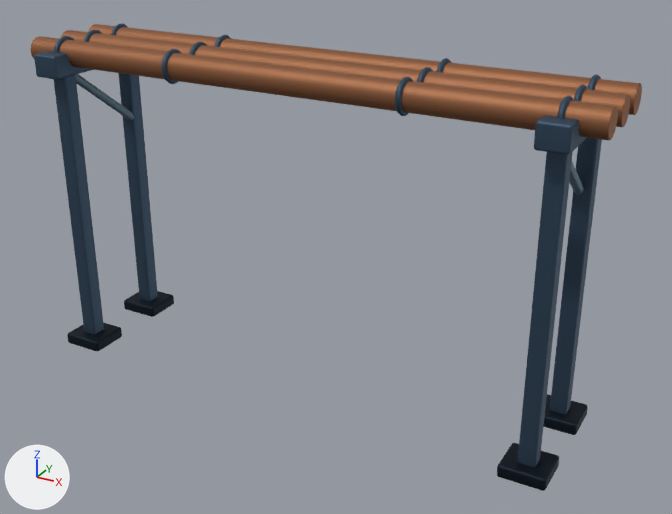
What one commit did to the Blender file art/bastion-3d/models/Environment/foundry_pipe_rack.blend.
Rendered twice from a camera (50 mm lens) standing at (6.0, -10.12, 7.06) and looking at (0.41, 0.04, 1.98). Arrows for +X, +Y and +Z are at lower left; the lights stay in place. The first picture is the older version.

Objects in the first picture: 'Anchor_foot.001', 'Anchor_foot.002', 'Anchor_foot.003', 'Pipe_band', 'Pipe_band.001', 'Pipe_band.002', 'Pipe_band.003', 'Pipe_band.004', 'Pipe_band.005', 'Pipe_band.006', 'Pipe_band.007', 'Pipe_band.008', 'Pipe_band.009', 'Pipe_band.010', 'Pipe_band.011', 'Rack_column', 'Rack_column.001', 'Rack_column.002', 'Rack_column.003', 'Rack_crosshead', 'Rack_crosshead.001', 'Transfer_pipe', 'Transfer_pipe.001', 'Transfer_pipe.002' and 3 more.
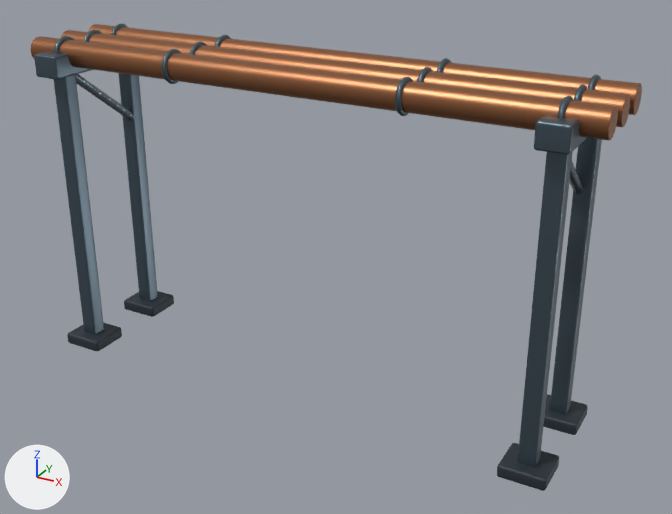
The change, as a diff of the scene's bpy script:
```diff
--- a/art/bastion-3d/models/Environment/foundry_pipe_rack.blend.py
+++ b/art/bastion-3d/models/Environment/foundry_pipe_rack.blend.py
@@ img_foundry_copper_roughness @@
+img_foundry_copper_roughness = load_image('Foundry_Copper_Roughness', '../../textures/Foundry_Copper_Roughness.png', 512, 512, 'Non-Color')
@@ img_bastion_gunmetal_roughness @@
+img_bastion_gunmetal_roughness = load_image('Bastion_Gunmetal_Roughness', '../../textures/Bastion_Gunmetal_Roughness.png', 512, 512, 'Non-Color')
@@ mat_bastion_gunmetal @@
 n0 = _N.new('ShaderNodeBsdfPrincipled'); n0.name = 'Principled BSDF'
-n0.inputs[0].default_value = (0.0513, 0.0931, 0.147, 1.0)  # 'Base Color', dark blue #40566b
-n0.inputs[1].default_value = 0.78  # 'Metallic'
+n0.inputs[0].default_value = (0.0999, 0.141, 0.175, 1.0)  # 'Base Color', greyish blue #596974
+n0.inputs[1].default_value = 0.82  # 'Metallic'
 n1 = _N.new('ShaderNodeOutputMaterial'); n1.name = 'Material Output'
-n2 = _N.new('ShaderNodeTexImage'); n2.name = 'Alloy_Roughness'
-n2.image = img_alloy_roughness
+n3 = _N.new('ShaderNodeTexImage'); n3.name = 'Bastion_Gunmetal_Roughness'
+n3.image = img_bastion_gunmetal_roughness
 _L.new(n0.outputs[0], n1.inputs[0])  # 'BSDF' to 'Surface'
-_L.new(n2.outputs[0], n0.inputs[2])  # 'Color' to 'Roughness'
+_L.new(n3.outputs[0], n0.inputs[2])  # 'Color' to 'Roughness'
@@ mat_foundry_copper @@
 n0 = _N.new('ShaderNodeBsdfPrincipled'); n0.name = 'Principled BSDF'
-n0.inputs[0].default_value = (0.309, 0.13, 0.0595, 1.0)  # 'Base Color', brown #976545
-n0.inputs[1].default_value = 0.72  # 'Metallic'
+n0.inputs[0].default_value = (0.352, 0.147, 0.0666, 1.0)  # 'Base Color', brown #a06b49
+n0.inputs[1].default_value = 0.85  # 'Metallic'
 n1 = _N.new('ShaderNodeOutputMaterial'); n1.name = 'Material Output'
-n2 = _N.new('ShaderNodeTexImage'); n2.name = 'Alloy_Roughness'
-n2.image = img_alloy_roughness
+n3 = _N.new('ShaderNodeTexImage'); n3.name = 'Foundry_Copper_Roughness'
+n3.image = img_foundry_copper_roughness
 _L.new(n0.outputs[0], n1.inputs[0])  # 'BSDF' to 'Surface'
-_L.new(n2.outputs[0], n0.inputs[2])  # 'Color' to 'Roughness'
+_L.new(n3.outputs[0], n0.inputs[2])  # 'Color' to 'Roughness'
```

Where the change shows, as pixel boxes (x1, y1, x2, y2) in the pictures (672 x 514 px):
'Transfer_pipe.002', surface changed: (33, 38, 618, 140) in both
'Rack_column.003', surface changed: (518, 151, 573, 467) in both
'Transfer_pipe.001', surface changed: (61, 32, 630, 117) in both
'Rack_column.002', surface changed: (550, 138, 602, 414) in both
'Transfer_pipe', surface changed: (88, 26, 639, 107) in both
'Rack_column.001', surface changed (lighter): (53, 75, 104, 334) in both
'Rack_column', surface changed (lighter): (118, 73, 158, 301) in both
'Rack_crosshead.001', surface changed: (535, 115, 587, 155) in both
'Rack_crosshead', surface changed (lighter): (34, 51, 92, 80) in both
'Pipe_band.010', surface changed: (395, 77, 413, 116) in both
'Pipe_band.009', surface changed: (161, 49, 181, 84) in both
'Pipe_band.011', surface changed: (557, 96, 574, 118) in both
'Pipe_band.007', surface changed: (574, 85, 588, 101) in both
'Pipe_band.008', surface changed: (54, 36, 73, 53) in both
'Pipe_band.006', surface changed: (417, 67, 433, 82) in both
'Pipe_band.003', surface changed: (588, 75, 601, 90) in both
'Pipe_band.002', surface changed: (436, 58, 451, 73) in both
'Pipe_band.005', surface changed: (189, 41, 207, 55) in both
'Pipe_band.004', surface changed: (84, 30, 102, 42) in both
'Pipe_band.001', surface changed: (214, 35, 230, 47) in both
'Pipe_band', surface changed: (111, 24, 128, 35) in both
